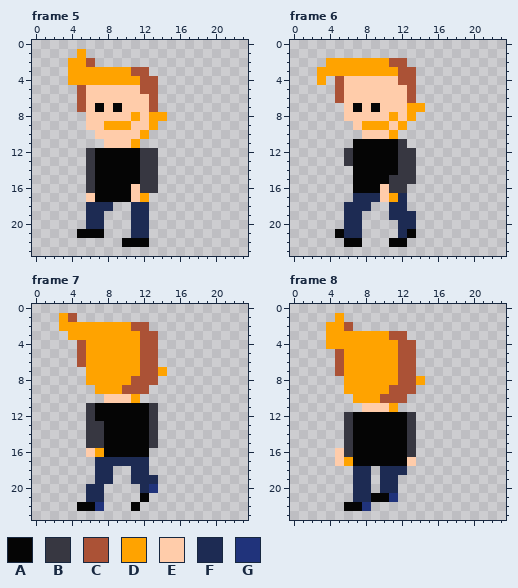
Pixel-art file -- assets/asesprite/citizen3.ase. The first picture shows the starting point.
24x24 pixels, 166 frames. Colours within 5 levels of each other are drawn and written as one. Shown: frame 5, frame 6, frame 7, frame 8. The commit also changed other frames, which this record leaves out.
Palette (. is transparent): A #050505  B #373741  C #ab5236  D #ffa300  E #ffccaa  F #1d2b53  G #20337b
After:
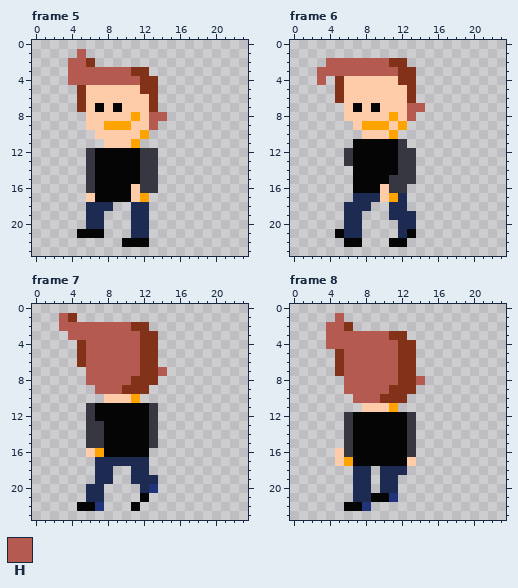
Colours new in this view: H #b45a50
Change:
colour C: #ab5236 -> #823219
Changed rows in their new state; - is a pixel that keeps its letter.
Frame 5:
first column x 4:
 1 -H------
 2 HH------
 3 HHHHHHH-
 4 HHHHHHHH
first column x 13:
 8 HH
 9 H-
Frame 6:
first column x 3:
 2 -HHHHHHH----
 3 HHHHHHHHH---
 4 H-----------
 7 ----------HH
 8 ----------H-
Frame 7:
first column x 3:
 1 H-----------
 2 HHHHHHHH----
 3 -HHHHHHHH---
 4 ---HHHHHH---
 5 ---HHHHHH---
 6 ---HHHHHH---
 7 ---HHHHHH--H
 8 ---HHHHH----
 9 ----HHH-----
Frame 8:
first column x 4:
 1 -H---------
 2 HH---------
 3 HHHHHHH----
 4 HHHHHHHH---
 5 --HHHHHH---
 6 --HHHHHH---
 7 --HHHHHH---
 8 --HHHHHH--H
 9 --HHHHH----
10 ---HHH-----
Pixel boxes of the changes (left, top, right, bottom) in both pictures:
changed: (68, 49, 167, 130)
changed: (317, 58, 425, 121)
changed: (59, 313, 167, 394)
changed: (326, 313, 425, 403)
